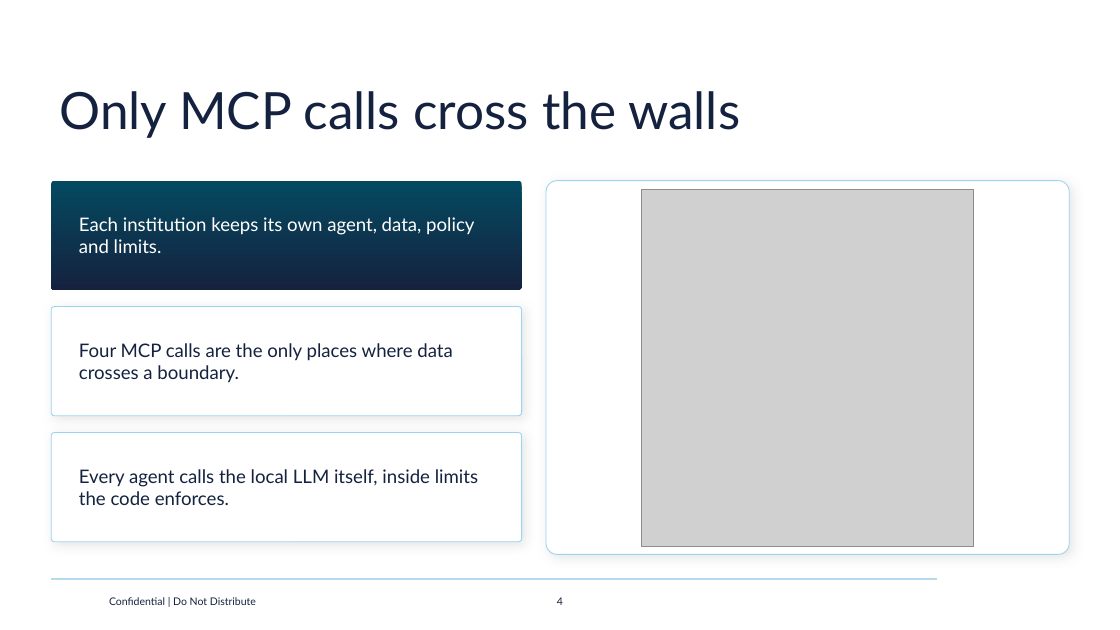
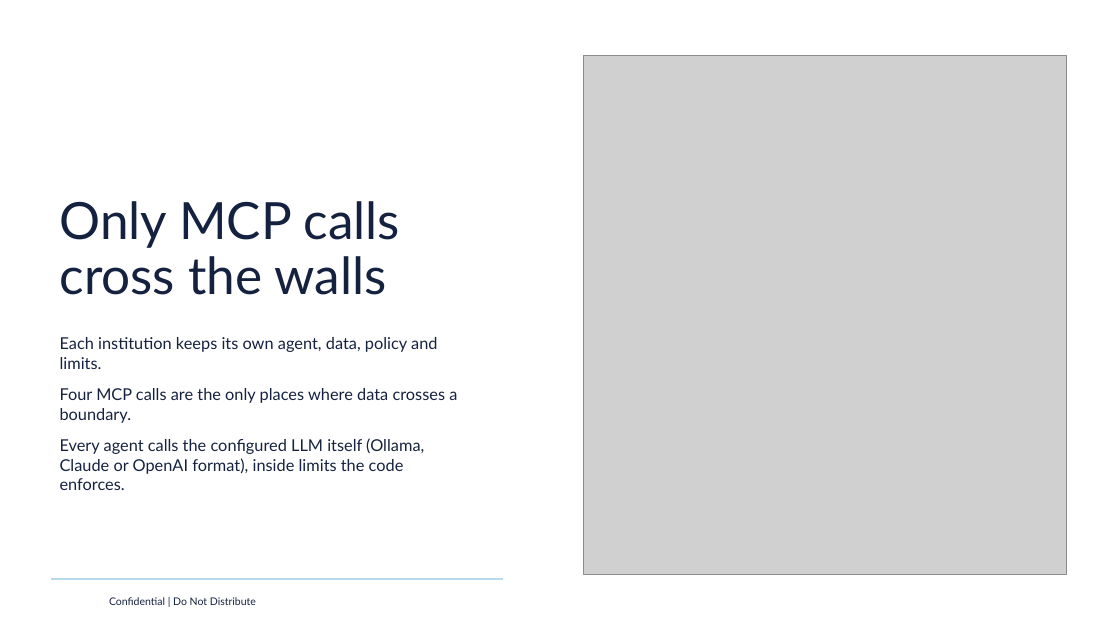
Before and after one commit to HanSolo/duckinsurance, a slide deck: slide 4 of Duck_agents_Azul.pptx. Drawn at 1120x630 pixels with LibreOffice and Linux fonts; fonts in the diff are those of the drawing; grey boxes stand for pictures; background and template pictures are left out. Boxes give left, top, right and bottom in pixels: in the first picture for what was removed or moved away, otherwise in the second. Text is boxed around its words. In the diff, an @@ line names an element or a change of style, - is before the commit and + after.

```diff
--- a/Duck_agents_Azul.pptx
+++ b/Duck_agents_Azul.pptx
@@ picture added at (x1=584, y1=55, x2=1067, y2=574) @@
@@ title "Only MCP calls cross the ..." rewrapped from (x1=60, y1=91, x2=740, y2=138) to (x1=60, y1=201, x2=400, y2=295) @@
@@ rounded rectangle removed at (x1=51, y1=181, x2=522, y2=290) @@
@@ rounded rectangle removed at (x1=546, y1=181, x2=1070, y2=555) @@
@@ picture removed at (x1=642, y1=189, x2=975, y2=546) @@
@@ text removed at (x1=79, y1=217, x2=474, y2=253) @@
-Each institution keeps its own agent, data, policy and limits.
@@ rounded rectangle removed at (x1=51, y1=307, x2=522, y2=416) @@
@@ text added at (x1=60, y1=337, x2=457, y2=490), 14 pt, text #15223F @@
+Each institution keeps its own agent, data, policy and limits.
+Four MCP calls are the only places where data crosses a boundary.
+Every agent calls the configured LLM itself (Ollama, Claude or OpenAI format), inside limits the code enforces.
@@ text removed at (x1=79, y1=343, x2=452, y2=383) @@
-Four MCP calls are the only places where data crosses a boundary.
@@ rounded rectangle removed at (x1=51, y1=433, x2=522, y2=542) @@
@@ text removed at (x1=79, y1=469, x2=478, y2=505) @@
-Every agent calls the local LLM itself, inside limits the code enforces.
@@ line removed from (51, 579) to (937, 579) @@
@@ page number removed at (x1=557, y1=597, x2=563, y2=605) @@
-4
```
Also in this commit, not shown: 9 other slides changed, 2 slides added, 1 slide removed, 10 other files.
